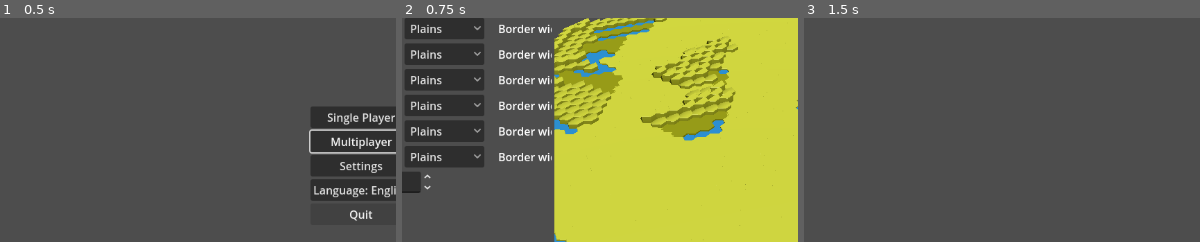
Above: before the commit, frames 1-3 (left to right).
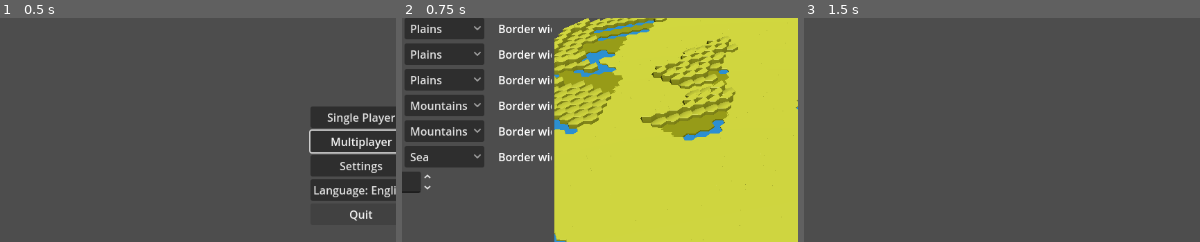
Above: after the commit, the same moments.

Repository: sepa79/CaravanWars
Game: Godot game, scene res://scenes/Main.tscn
The game is run twice, just before and just after one commit, with the same random seed, the same clock (stepped at 60 frames per second) and the same inputs.
Inputs:
- Up to frame 1 (0.5 s): no input
- Up to frame 2 (0.75 s): click "Single Player" at 0.5 s
- Up to frame 3 (1.5 s): click "Start" at 1.25 s
The pictures show only the part of the screen within x 11-61%, y 30-80%; the shares and areas given below are measured in that part.

Frame 1 is identical in both runs. In frame 2, 0.8% of the frame differs, in the area x 2-17%, y 37-64%; in frame 3, nothing differs.

Commit message:
fix: sync edge controls with generated metadata

Diff:
--- a/game/ui/MapSetupScreen.gd
+++ b/game/ui/MapSetupScreen.gd
@@ -273,6 +273,7 @@
         map_dictionary = prepared_map
     map_view.set_map_data(map_dictionary)
     _update_region_legend(map_dictionary)
+    _sync_side_config_from_map(map_dictionary)
 
 func _regenerate_map() -> void:
     if _current_config == null:
@@ -514,6 +515,130 @@
     if _jitter_label != null:
         _jitter_label.text = I18N.t("setup.side.jitter")
 
+func _sync_side_config_from_map(map_dictionary: Dictionary) -> void:
+    if _current_config == null:
+        return
+    if _updating_controls:
+        return
+    if typeof(map_dictionary) != TYPE_DICTIONARY:
+        return
+    var terrain: Variant = map_dictionary.get("terrain")
+    if typeof(terrain) != TYPE_DICTIONARY:
+        return
+    var direction_count: int = SIDE_DIRECTIONS.size()
+    if direction_count <= 0:
+        return
+
+    var updated_modes: Array[String] = []
+    updated_modes.resize(direction_count)
+    var updated_widths: Array[int] = []
+    updated_widths.resize(direction_count)
+
+    for side_index in range(direction_count):
+        var fallback_mode: String = SIDE_TYPE_PLAINS
+        if side_index < _current_config.side_modes.size():
+            var stored_mode: String = String(_current_config.side_modes[side_index])
+            if not stored_mode.is_empty():
+                fallback_mode = stored_mode
+        updated_modes[side_index] = fallback_mode
+
+        var fallback_width: int = 0
+        if side_index < _current_config.side_widths.size():
+            fallback_width = max(0, int(_current_config.side_widths[side_index]))
+        updated_widths[side_index] = fallback_width
+
+    var sea_sides: Dictionary = {}
+    var coastline: Variant = terrain.get("coastline")
+    if typeof(coastline) == TYPE_DICTIONARY:
+        var selected_sides: Variant = coastline.get("selected_sides")
+        var depth_lookup: Dictionary = {}
+        if coastline.has("side_depths") and typeof(coastline["side_depths"]) == TYPE_DICTIONARY:
+            depth_lookup = coastline["side_depths"]
+        var depth_limit: int = int(coastline.get("depth_limit", 0))
+        if selected_sides is PackedInt32Array or typeof(selected_sides) == TYPE_ARRAY:
+            var iterable: Array = []
+            if selected_sides is PackedInt32Array:
+                iterable = Array(selected_sides)
+            else:
+                iterable = selected_sides
+            for side_value in iterable:
+                var sea_side_index: int = int(side_value)
+                if sea_side_index < 0 or sea_side_index >= direction_count:
+                    continue
+                sea_sides[sea_side_index] = true
+                updated_modes[sea_side_index] = SIDE_TYPE_SEA
+                var width_value: int = updated_widths[sea_side_index]
+                if not depth_lookup.is_empty():
+                    width_value = _dictionary_int_lookup(depth_lookup, sea_side_index, width_value)
+                elif coastline.has("depth_limit"):
+                    width_value = max(width_value, depth_limit)
+                updated_widths[sea_side_index] = max(0, width_value)
+
+    var ridge: Variant = terrain.get("ridge")
+    if typeof(ridge) == TYPE_DICTIONARY:
+        var ridge_sides: Variant = ridge.get("selected_sides")
+        var ridge_widths: Dictionary = {}
+        if ridge.has("side_widths") and typeof(ridge["side_widths"]) == TYPE_DICTIONARY:
+            ridge_widths = ridge["side_widths"]
+        if ridge_sides is PackedInt32Array or typeof(ridge_sides) == TYPE_ARRAY:
+            var ridge_iterable: Array = []
+            if ridge_sides is PackedInt32Array:
+                ridge_iterable = Array(ridge_sides)
+            else:
+                ridge_iterable = ridge_sides
+            for side_value in ridge_iterable:
+                var ridge_side_index: int = int(side_value)
+                if ridge_side_index < 0 or ridge_side_index >= direction_count:
+                    continue
+                if sea_sides.has(ridge_side_index):
+                    continue
+                updated_modes[ridge_side_index] = SIDE_TYPE_MOUNTAINS
+                var ridge_width: int = updated_widths[ridge_side_index]
+                if not ridge_widths.is_empty():
+                    ridge_width = _dictionary_int_lookup(ridge_widths, ridge_side_index, ridge_width)
+                updated_widths[ridge_side_index] = max(0, ridge_width)
+
+    var modes_changed: bool = updated_modes.size() != _current_config.side_modes.size()
+    if not modes_changed:
+        for side_index in range(updated_modes.size()):
+            if side_index >= _current_config.side_modes.size():
+                modes_changed = true
+                break
+            if String(_current_config.side_modes[side_index]) != updated_modes[side_index]:
+                modes_changed = true
+                break
+
+    var widths_changed: bool = updated_widths.size() != _current_config.side_widths.size()
+    if not widths_changed:
+        for side_index in range(updated_widths.size()):
+            if side_index >= _current_config.side_widths.size():
+                widths_changed = true
+                break
+            if int(_current_config.side_widths[side_index]) != updated_widths[side_index]:
+                widths_changed = true
+                break
+
+    if not modes_changed and not widths_changed:
+        return
+
+    if modes_changed:
+        _current_config.side_modes = updated_modes
+    if widths_changed:
+        _current_config.side_widths = updated_widths
+
+    var previous_flag: bool = _updating_controls
+    _updating_controls = true
+    _apply_side_config_to_controls()
+    _updating_controls = previous_flag
+
+func _dictionary_int_lookup(source: Dictionary, key: int, default_value: int) -> int:
+    if source.has(key):
+        return int(source.get(key, default_value))
+    var string_key := str(key)
+    if source.has(string_key):
+        return int(source.get(string_key, default_value))
+    return default_value
+
 func _apply_side_config_to_controls() -> void:
     if _current_config == null:
         return
Not shown, changed: CHANGELOG.md
